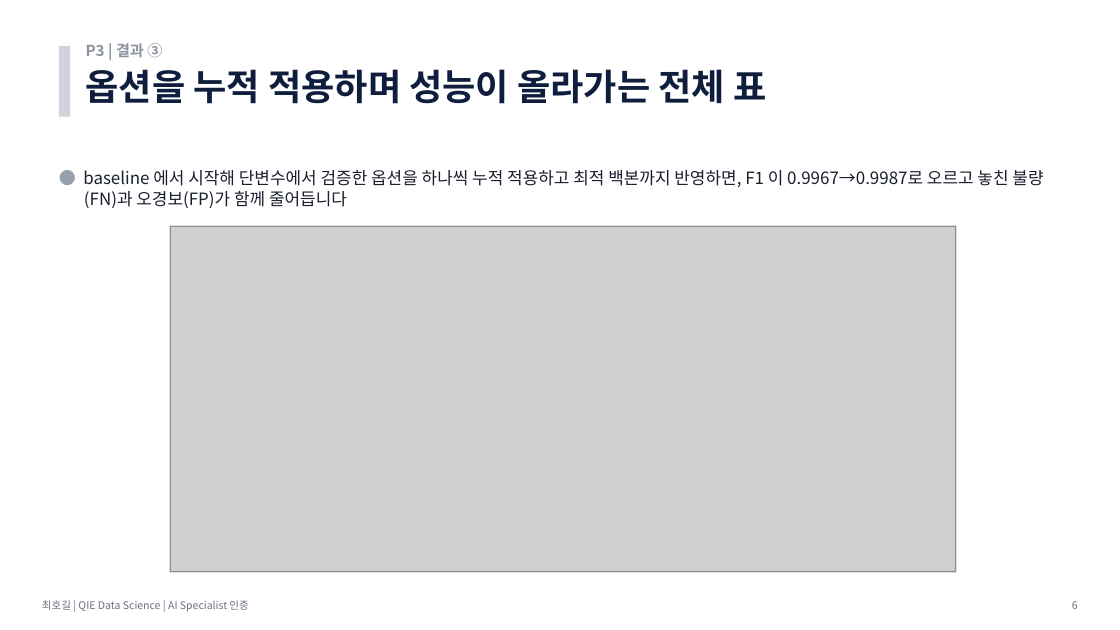
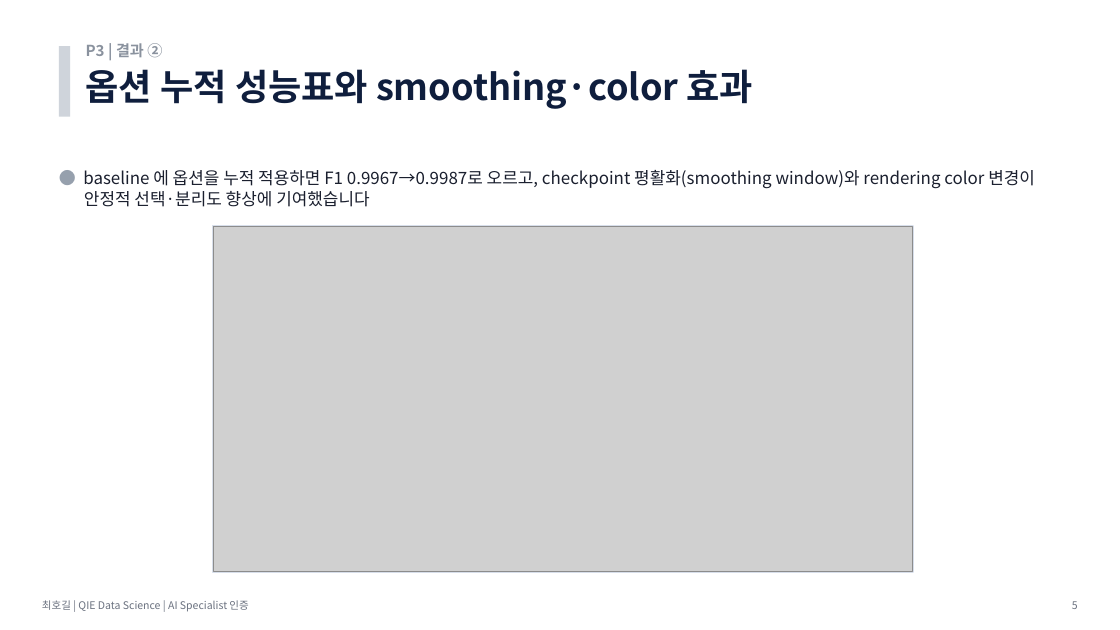
Before and after one commit to hogil/fbm_paper, a slide deck: slide 5 of recommendation/presentation/발표_P3_데이터생성_최호길.pptx (slide 6 before the commit). Drawn at 1120x630 pixels with LibreOffice and Linux fonts; fonts in the diff are those of the drawing; grey boxes stand for pictures. Boxes give left, top, right and bottom in pixels: in the first picture for what was removed or moved away, otherwise in the second. Text is boxed around its words. In the diff, an @@ line names an element or a change of style, - is before the commit and + after.

```diff
--- a/recommendation/presentation/발표_P3_데이터생성_최호길.pptx
+++ b/recommendation/presentation/발표_P3_데이터생성_최호길.pptx
@@ text at [86,69,753,109]: text changed @@
-옵션을 누적 적용하며 성능이 올라가는 전체 표
+옵션 누적 성능표와 smoothing·color 효과
@@ text at [83,170,1035,207]: text changed @@
-● baseline 에서 시작해 단변수에서 검증한 옵션을 하나씩 누적 적용하고 최적 백본까지 반영하면, F1 이 0.9967→0.9987로 오르고 놓친 불량(FN)과 오경보(FP)가 함께 줄어듭니다
+● baseline 에 옵션을 누적 적용하면 F1 0.9967→0.9987로 오르고, checkpoint 평활화(smoothing window)와 rendering color 변경이 안정적 선택·분리도 향상에 기여했습니다
@@ picture: place and size @@
-picture at [171,227,955,571]
+picture at [213,227,912,571]
@@ rectangle: place and size @@
-rectangle at [170,226,956,572]
+rectangle at [213,226,913,572]
```
Also in this commit, not shown: 1 other slide changed, 1 slide removed, 5 other files.
